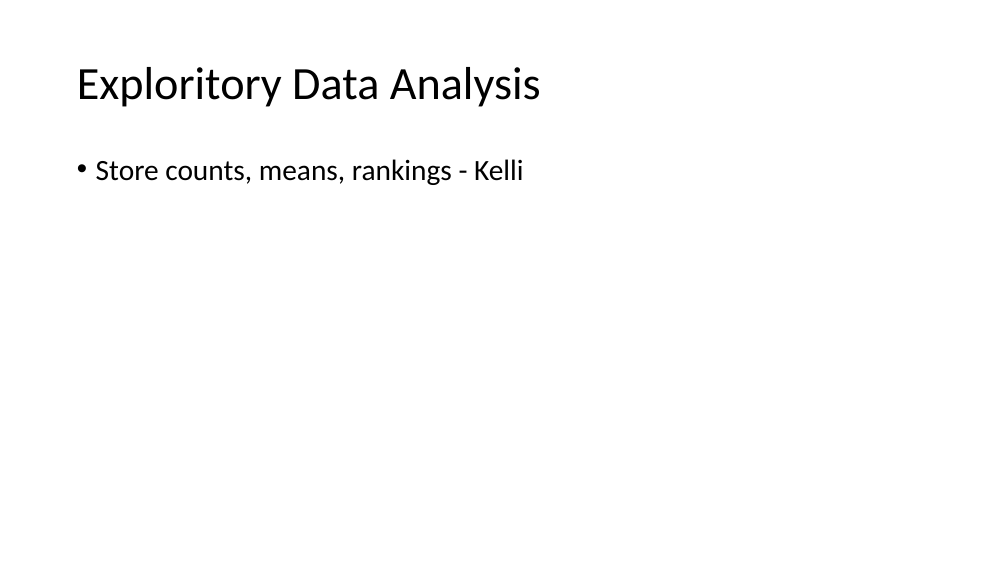
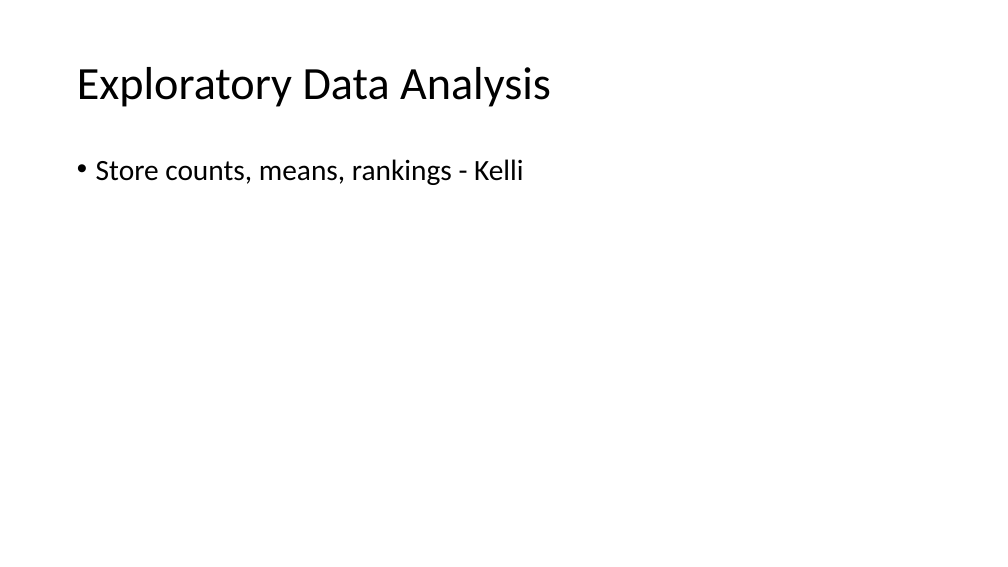
Before and after one commit to KelliDSmith/SMU_Project1_Group1, a slide deck: slide 8 of Group1 - Mixed Beverage Analysis.pptx. Drawn at 1008x567 pixels with LibreOffice and Linux fonts; fonts in the diff are those of the drawing. Boxes give left, top, right and bottom in pixels: in the first picture for what was removed or moved away, otherwise in the second. Text is boxed around its words. In the diff, an @@ line names an element or a change of style, - is before the commit and + after.

```diff
--- a/Group1 - Mixed Beverage Analysis.pptx
+++ b/Group1 - Mixed Beverage Analysis.pptx
@@ title at box(77, 67, 551, 107): text changed @@
-Exploritory Data Analysis
+Exploratory Data Analysis
```
Also in this commit, not shown: 3 other slides changed, 1 other file.
